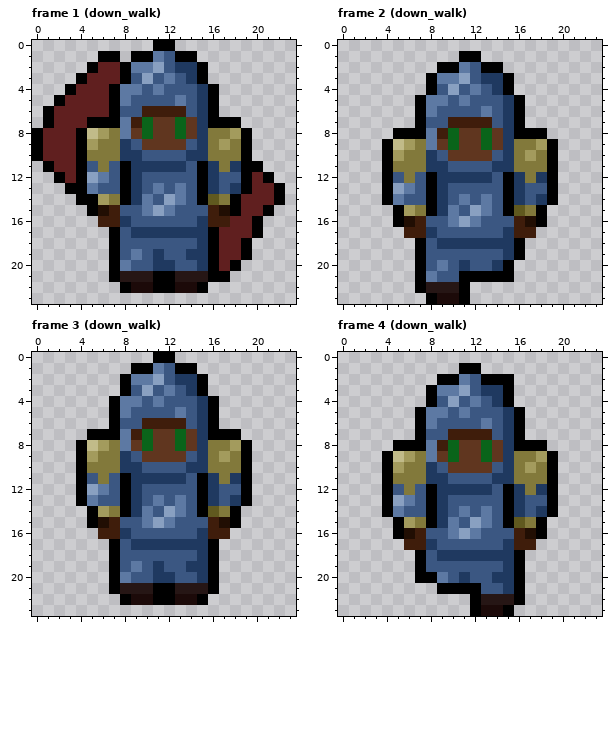
Pixel-art file -- art/shield_guy/shield_guy.ase. This is how it looked before the edit.
24x24 pixels, 12 frames. Shown: frame 1 (down_walk), frame 2 (down_walk), frame 3 (down_walk), frame 4 (down_walk). The commit also changed other frames, which this record leaves out.
Once edited:
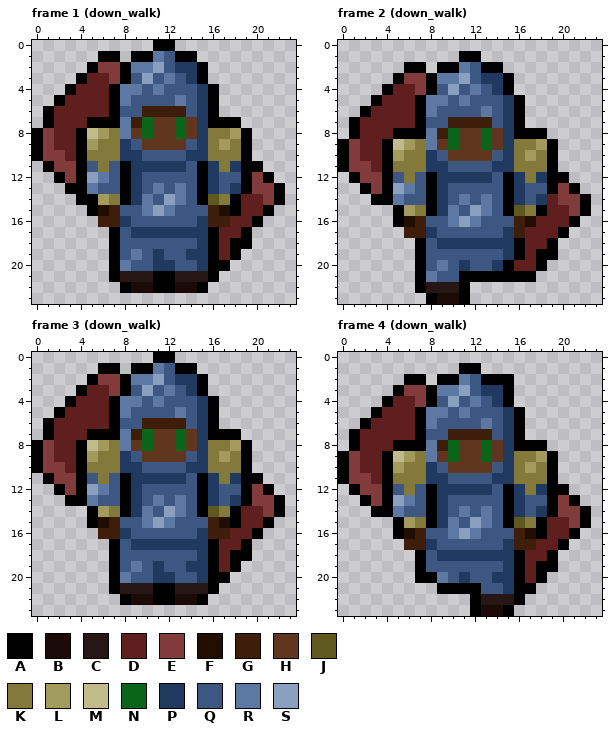
Palette (. is transparent): A #000000  B #1c0a09  C #261615  D #601f1f  E #823b3b  F #210e03  G #3f1d0b  H #60361f  J #60591f  K #82793b  L #a39b5d  M #c1bb89  N #0a641a  P #1f3960  Q #3b5782  R #5d79a3  S #89a0c1
Author's note on the commit: fix down walk shield orientation
What changed:
Frame 1 (down_walk):
y 2: x 6..7 DD -> EE
y 3: x 7 D -> E
y 8..9: x 1 D -> E
y 10: x 1..2 DD -> EE
y 11: x 2..3 DD -> EE
y 12: x 3 D -> E; x 20 D -> E
y 13: x 20..21 DD -> EE
y 14: x 21 D -> E
y 17: x 19..20 DA -> A.
y 18: x 18 D -> A
y 19: x 18..19 DA -> A.
y 20: x 17..18 DA -> A.
y 21: x 17 A -> .
Frame 2 (down_walk):
y 2: x 6..7 .. -> AA
y 3: x 5..7 ... -> AEE
y 4: x 4..7 .... -> ADDE
y 5: x 3..6 .... -> ADDD
y 6: x 2..6 ..... -> ADDDD
y 7: x 1..6 ...... -> ADDDDD
y 8: x 1..4 .... -> ADDD
y 9..10: x 0..3 .... -> AEDD
y 11: x 0..3 .... -> AEED
y 12: x 1..3 ... -> AEE; x 20 . -> A
y 13: x 2..3 .. -> AE; x 20..21 .. -> EA
y 14: x 3 . -> A; x 19..22 A... -> DEEA
y 15: x 19..22 .... -> DDEA
y 16: x 18..21 A... -> DDDA
y 17: x 17..20 G... -> DDDA
y 18: x 17..19 ... -> DDA
y 19: x 17..19 ... -> DAA
y 20: x 16..18 ... -> DDA
y 21: x 16..17 .. -> AA
Frame 3 (down_walk):
y 1: x 6..7 .. -> AA
y 2: x 5..7 ... -> AEE
y 3: x 4..7 .... -> ADDE
y 4: x 3..6 .... -> ADDD
y 5: x 2..6 ..... -> ADDDD
y 6: x 1..6 ...... -> ADDDDD
y 7: x 1..4 .... -> ADDD
y 8..9: x 0..3 .... -> AEDD
y 10: x 0..3 .... -> AEED
y 11: x 1..3 ... -> AEE; x 20 . -> A
y 12: x 2..3 .. -> AE; x 20..21 .. -> EA
y 13: x 3 . -> A; x 20..22 ... -> EEA
y 14: x 19..22 .... -> DDEA
y 15: x 19..21 ... -> DDA
y 16: x 18..20 ... -> DDA
y 17: x 17..19 ... -> DDA
y 18: x 17..19 ... -> DAA
y 19: x 17..18 .. -> DA
y 20: x 17 . -> A
Frame 4 (down_walk):
y 2: x 6..7 .. -> AA
y 3: x 5..7 ... -> AEE
y 4: x 4..7 .... -> ADDE
y 5: x 3..6 .... -> ADDD
y 6: x 2..6 ..... -> ADDDD
y 7: x 1..6 ...... -> ADDDDD
y 8: x 1..4 .... -> ADDD
y 9..10: x 0..3 .... -> AEDD
y 11: x 0..3 .... -> AEED
y 12: x 1..3 ... -> AEE; x 20 . -> A
y 13: x 2..3 .. -> AE; x 20..21 .. -> EA
y 14: x 3 . -> A; x 20..22 ... -> EEA
y 15: x 19..22 .... -> DDEA
y 16: x 19..21 ... -> DDA
y 17: x 18..20 ... -> DDA
y 18: x 17..19 ... -> DDA
y 19: x 17..19 ... -> DAA
y 20: x 17..18 .. -> DA
y 21: x 17 . -> A
